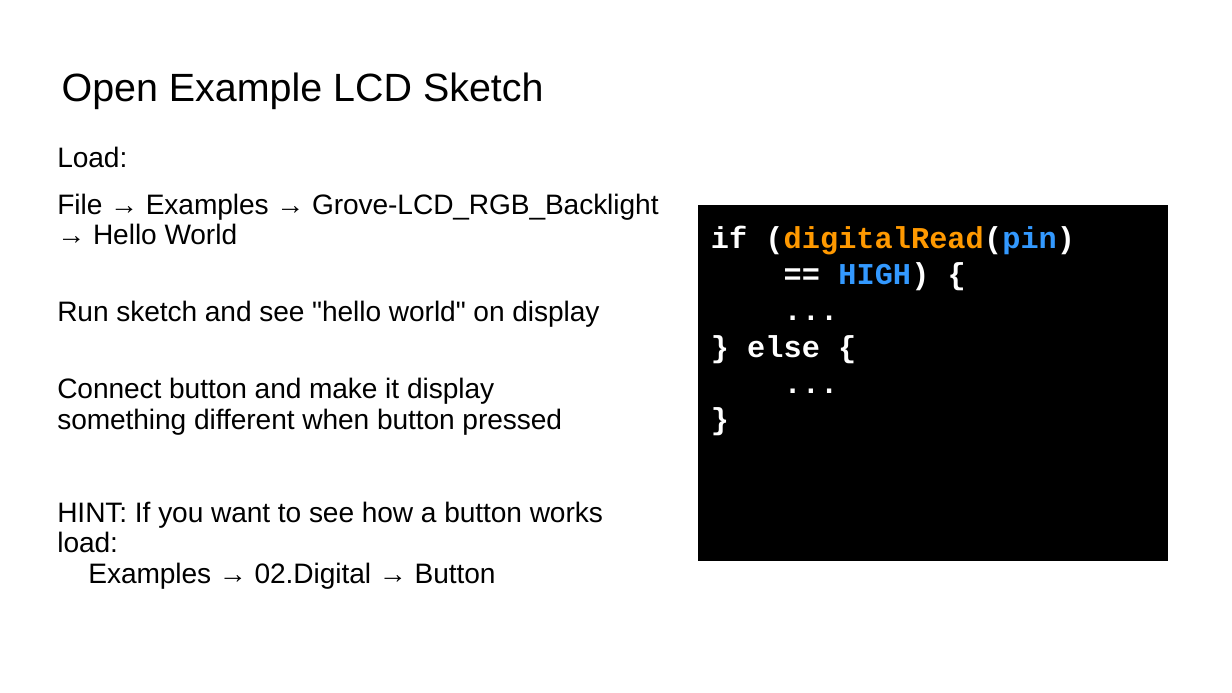
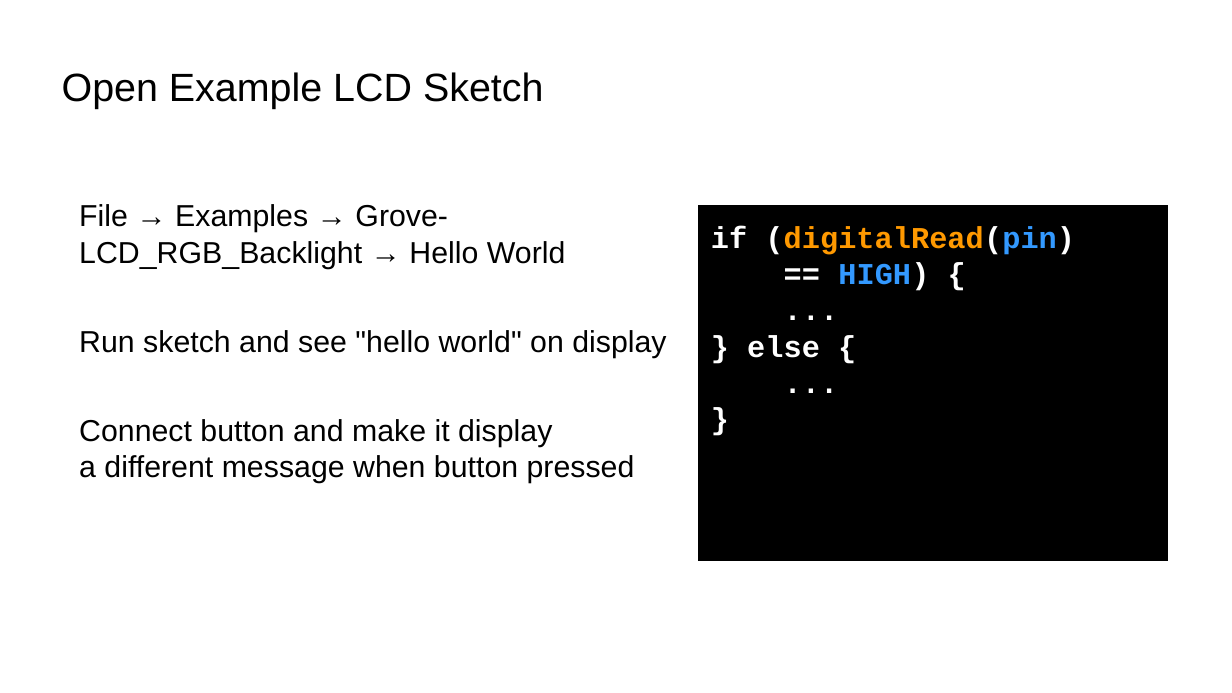
Before and after one commit to bradakelly/ArduinoDevelopmentWorkshop, a slide deck: slide 15 of CourseSlideshow.odp. Drawn at 1232x693 pixels with LibreOffice and Linux fonts; fonts in the diff are those of the drawing; background and template pictures are left out. Boxes give left, top, right and bottom in pixels: in the first picture for what was removed or moved away, otherwise in the second. Text is boxed around its words. In the diff, an @@ line names an element or a change of style, - is before the commit and + after.

Commit message:
Formatted code sections for coloring

```diff
--- a/CourseSlideshow.odp
+++ b/CourseSlideshow.odp
@@ text at (x1=57, y1=146, x2=127, y2=168): paragraph removed @@
-Load:
@@ text "File → Examples → Grove-LCD_RGB_Backlight ..." moved from (x1=57, y1=146, x2=658, y2=588) to (x1=79, y1=204, x2=666, y2=483) @@
@@ text at (x1=79, y1=204, x2=666, y2=358): size 18 to 19.5 pt in "File → Examples → Grove-LCD_RGB_Backlight → Hello ...", "Run sketch and see "hello world" on ..."; line spacing 0.9 to 1 @@
@@ text at (x1=79, y1=419, x2=635, y2=483): text changed; size 18 to 19.5 pt @@
-Connect button and make it display
-something different when button pressed
-HINT: If you want to see how a button works load:
-Examples → 02.Digital → Button
+Connect button and make it display
+a different message when button pressed
```
Also in this commit, not shown: 6 other slides changed.
